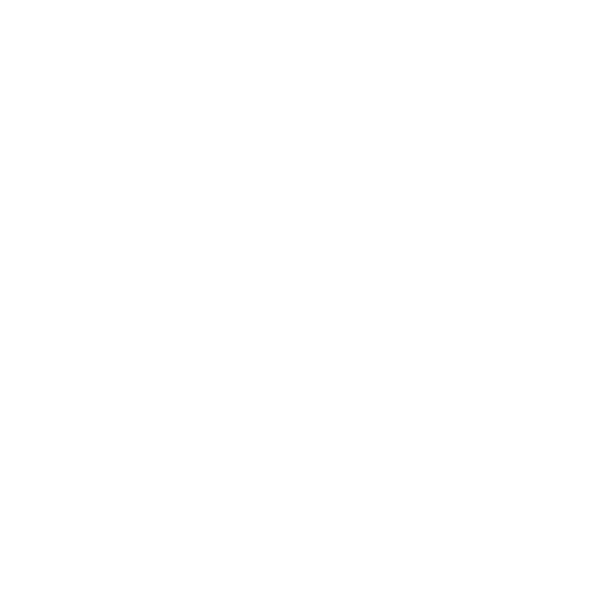
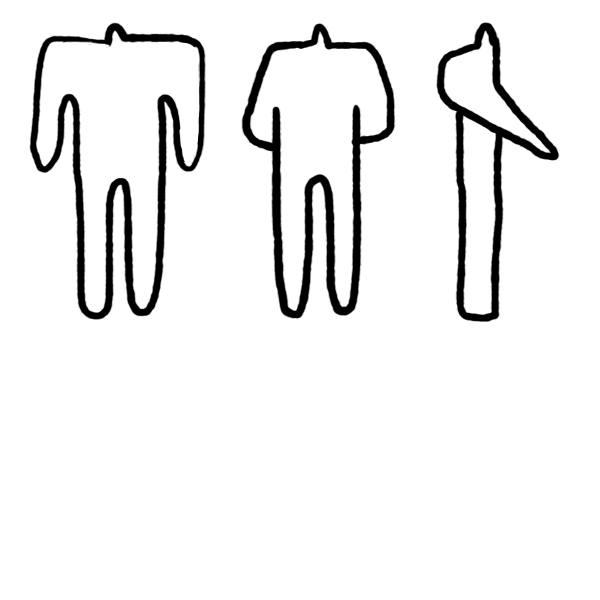
Layered file, before and after one edit (600px x 600px). Changes by layer:
added layer "Layer 11" above "Layer 6 copy 2" over [241, 23, 396, 319]
added layer "Layer 6 copy 2" above "Layer 12" over [436, 22, 560, 322]
renamed "Layer 8" to "Layer 12", painted on it over [114, 23, 206, 174]
painted on "Layer 6" over [29, 22, 206, 320]
